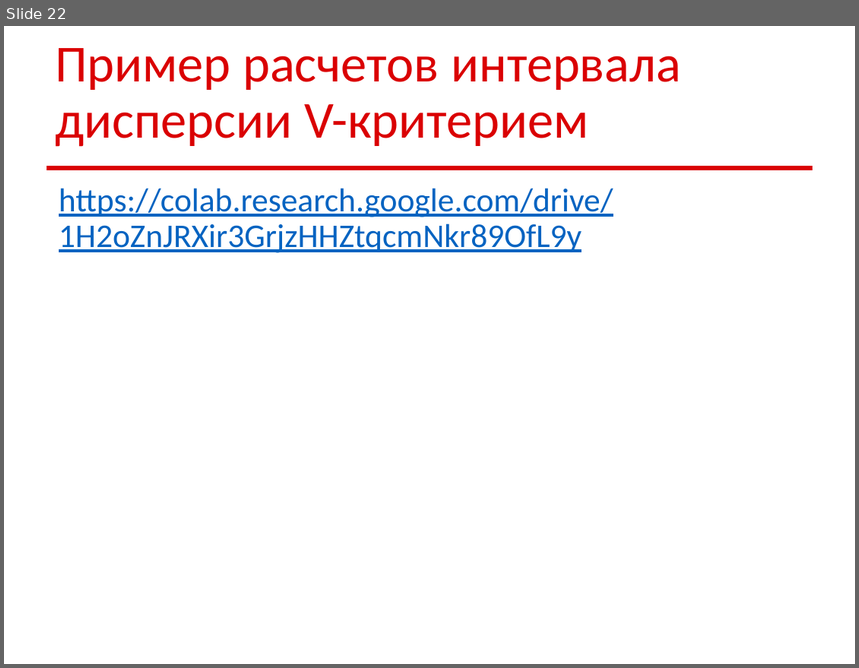
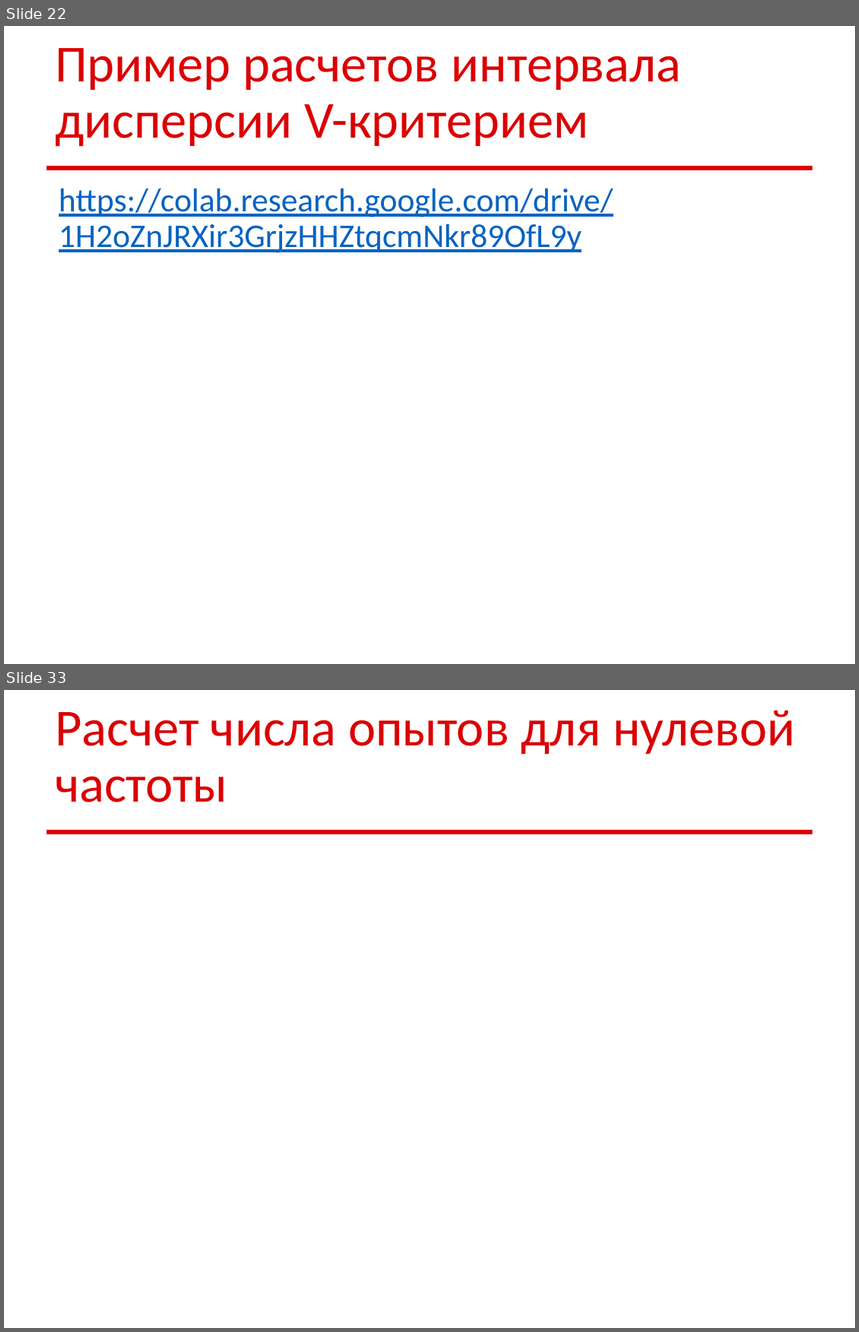
Before and after one commit to sudakov/math-for-ds, a slide deck: math_ds_03.pptx. Shown one above the other, each under a label of ours: slide 22 before the commit, slides 22 and 33 after it; the slides between them are not shown. The pictures are 859x668 and 859x1332 pixels, drawn with LibreOffice and Linux fonts; fonts in the diff are those of the drawing; grey boxes stand for pictures. Boxes give left, top, right and bottom in pixels: in the first picture for what was removed or moved away, otherwise in the second. Text is boxed around its words. In the diff, an @@ line names an element or a change of style, - is before the commit and + after.

```diff
--- a/math_ds_03.pptx
+++ b/math_ds_03.pptx
@@ slide 33 added at [4,690,855,1328], background #FFFFFF; not listed: 1 template element that a slide beside it also shows @@
@@ title added at [55,710,795,802], 44 pt, text #DA0002 @@
+Расчет числа опытов для нулевой частоты
```
Also in this commit, not shown: 3 slides changed, 10 other slides added.
